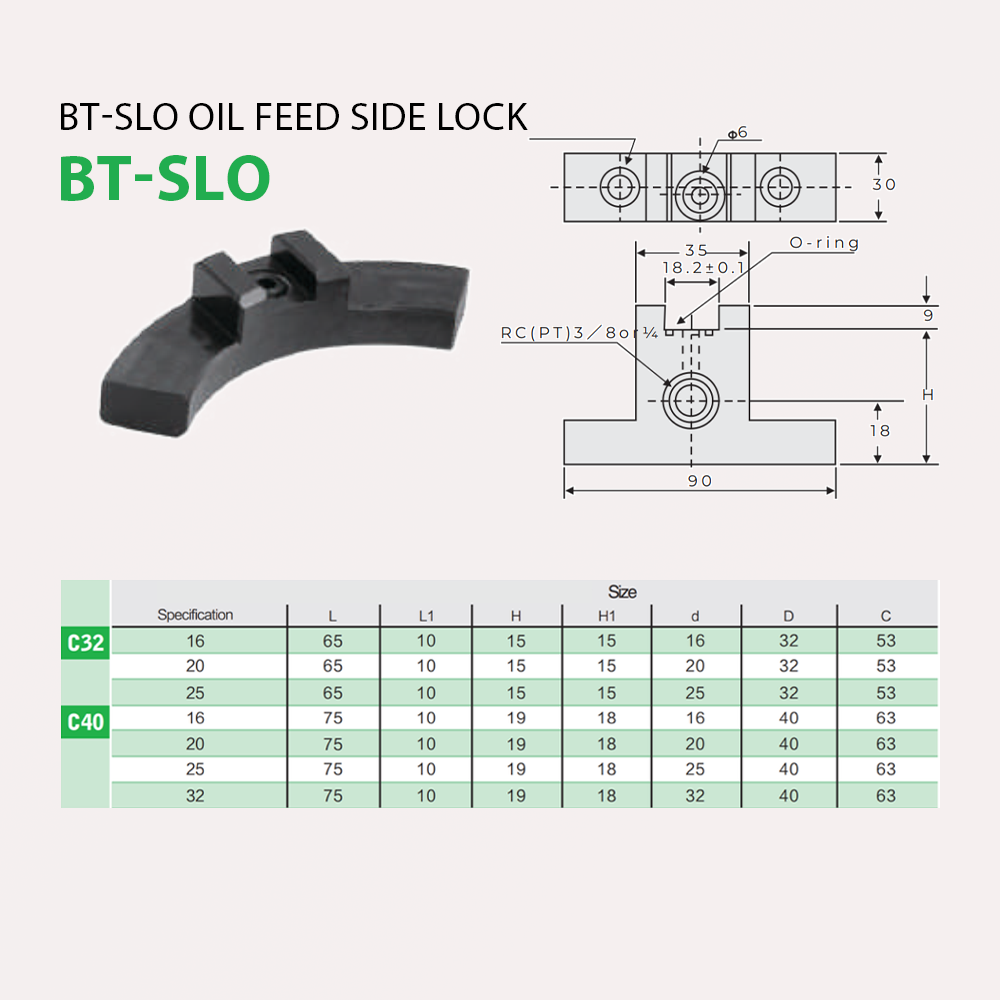
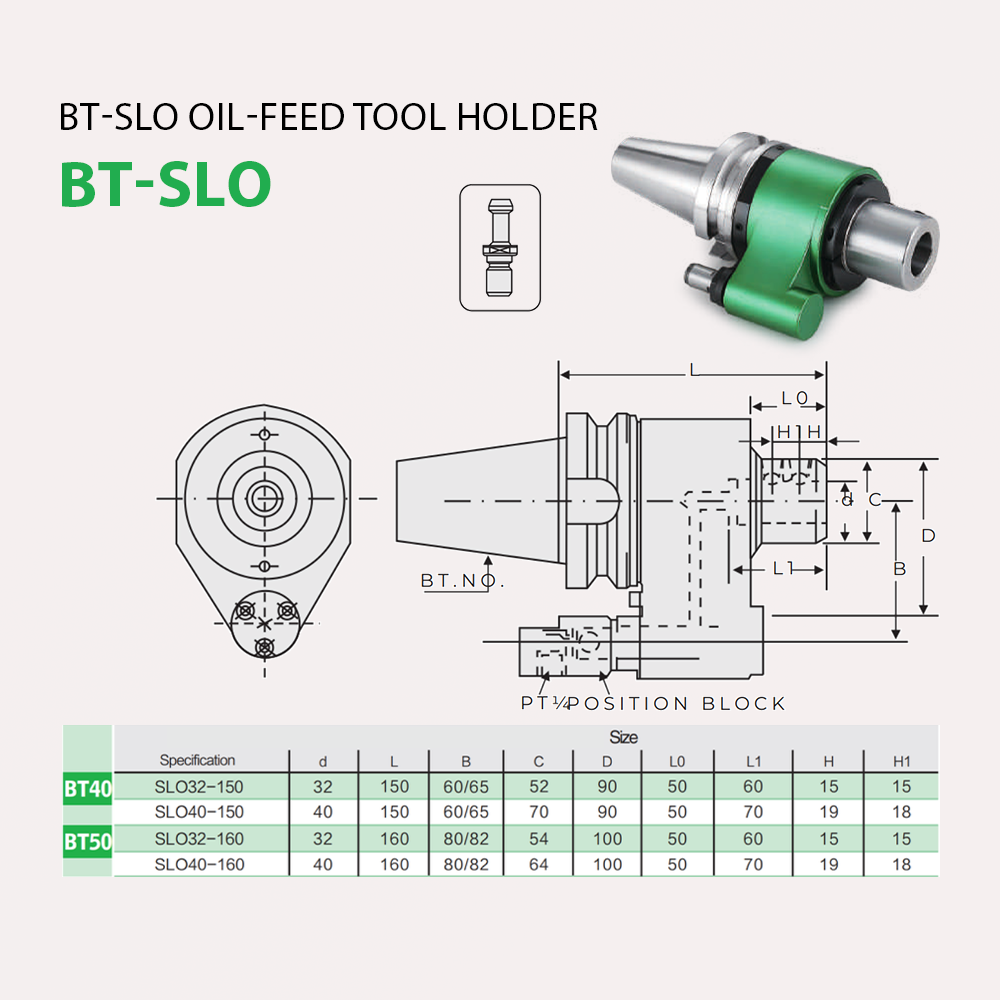
Layer changes from the first 1000px x 1000px image to the second:
added layer "Layer 40" above "Layer 39" over box(62, 725, 940, 877)
added layer "Layer 39" above "Layer 38" over box(459, 183, 542, 312)
added layer "Layer 38" above "Layer 33" over box(155, 359, 940, 711)
hid group "Áo côn C32 và C40" (5 layers) over box(61, 103, 940, 808)
renamed "bt-slo oil feed side lock" to "bt-slo Reduction Sleeves", painted on it over box(247, 103, 544, 130)
showed group "anh-thong-so-ky-thuat" (3 layers) over box(61, 103, 940, 791)
renamed "BT-ERO Oil-Feed TOOL Holder" to "BT-SLO Oil-Feed TOOL Holder", painted on it over box(247, 103, 598, 130)
renamed "BT-ERO copy" to "BT-SLO", painted on it over box(62, 161, 271, 207)
renamed "Layer 23" to "Layer 36 copy 3", painted on it over box(500, 132, 940, 482)